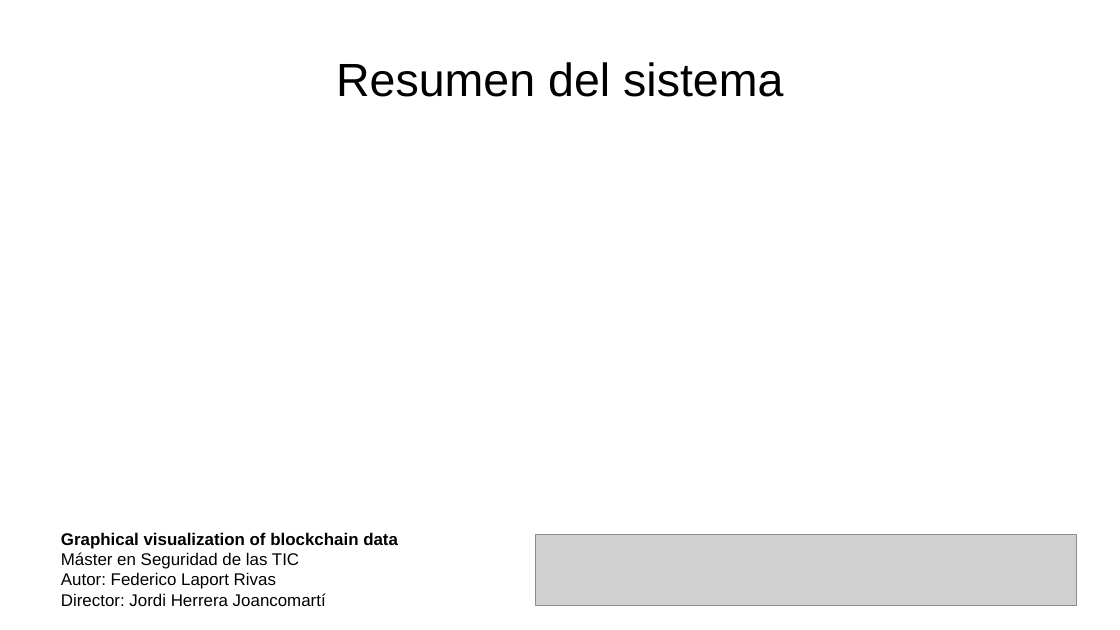
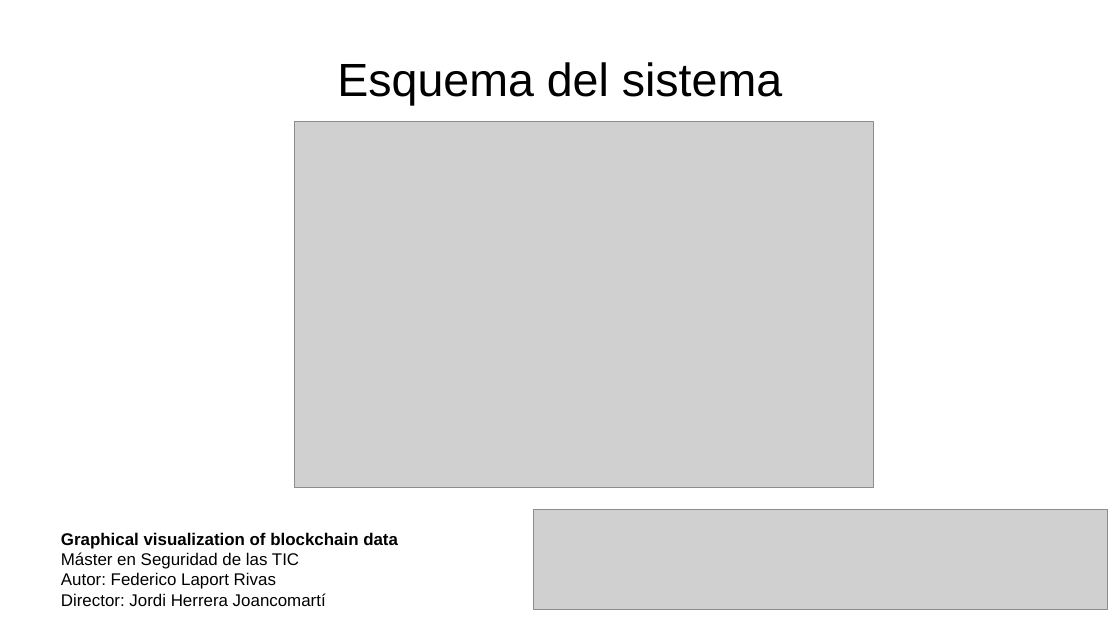
Before and after one commit to acrowise/chainplots, a slide deck: slide 11 of tfm_presentacion.odp (slide 12 before the commit). Drawn at 1120x630 pixels with LibreOffice and Linux fonts; fonts in the diff are those of the drawing; grey boxes stand for pictures. Boxes give left, top, right and bottom in pixels: in the first picture for what was removed or moved away, otherwise in the second. Text is boxed around its words. In the diff, an @@ line names an element or a change of style, - is before the commit and + after.

```diff
--- a/tfm_presentacion.odp
+++ b/tfm_presentacion.odp
@@ title at [337, 62, 782, 105]: text changed @@
-Resumen del sistema
+Esquema del sistema
@@ picture added at [295, 122, 874, 488] @@
@@ picture: place and size @@
-picture at [536, 536, 1077, 607]
+picture at [534, 510, 1108, 610]
```
Also in this commit, not shown: 14 other slides changed, 2 slides added, 1 other file.
